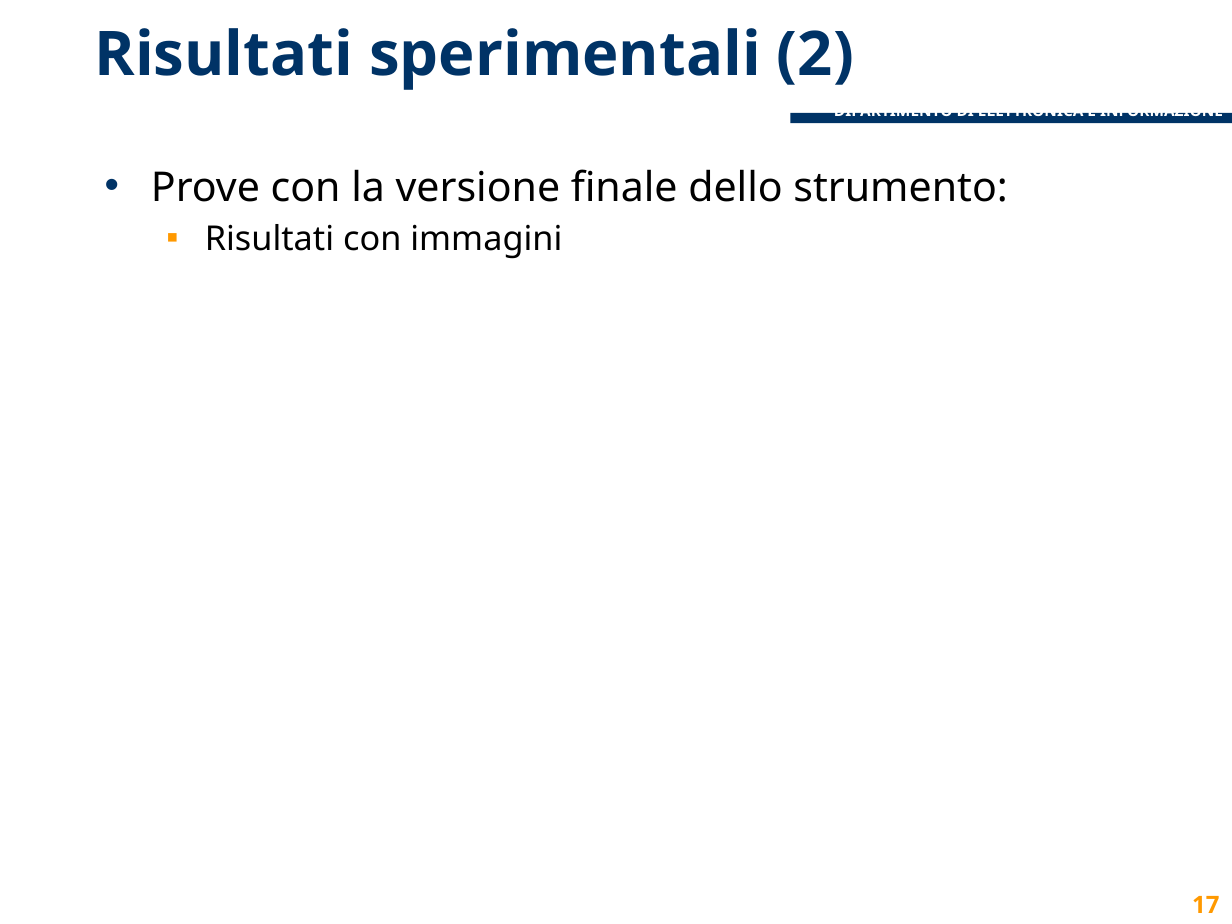
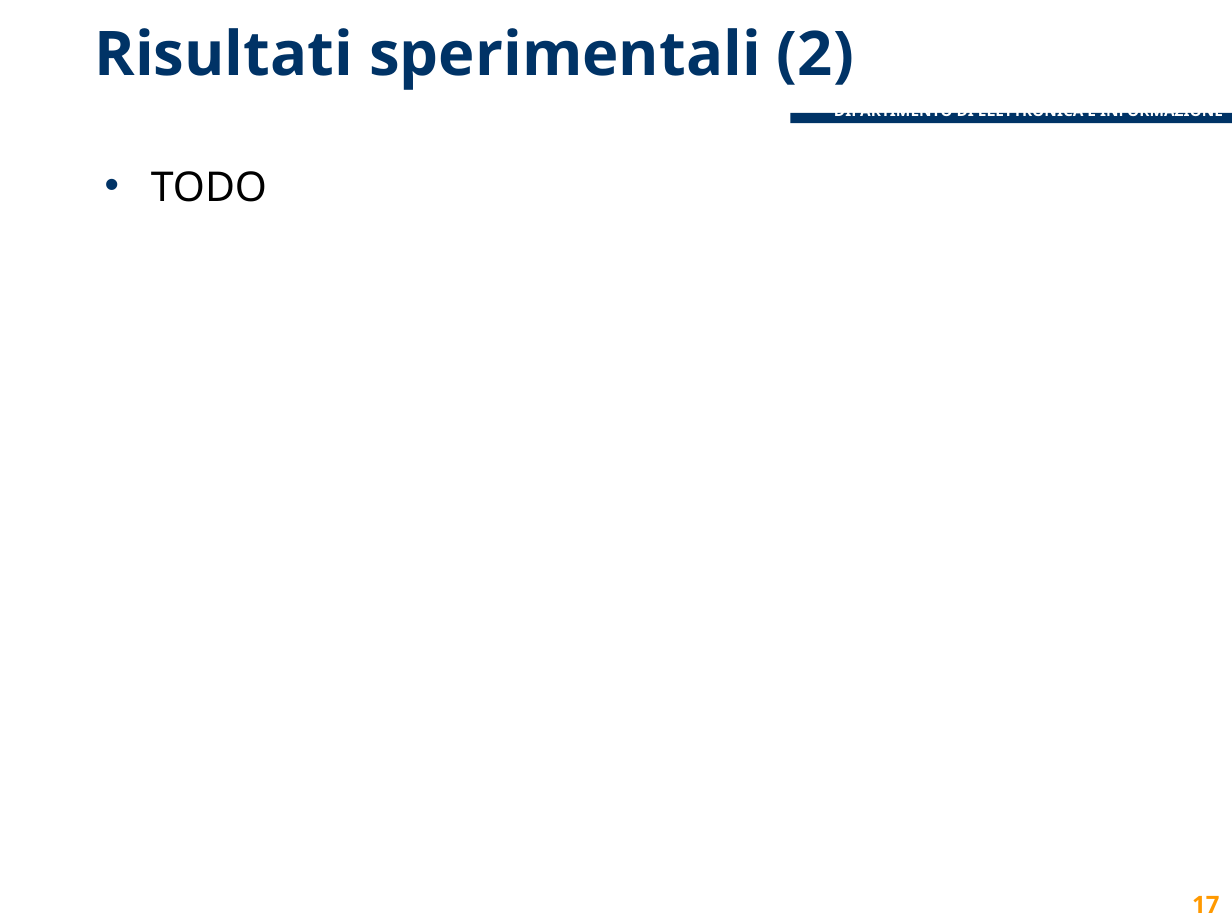
Before and after one commit to lcavagnispolimi/thesis_latex, a slide deck: slide 17 of presentazione_discussione.pptx. Drawn at 1232x924 pixels with LibreOffice and Linux fonts; fonts in the diff are those of the drawing; background and template pictures are left out. Boxes give left, top, right and bottom in pixels: in the first picture for what was removed or moved away, otherwise in the second. Text is boxed around its words. In the diff, an @@ line names an element or a change of style, - is before the commit and + after.

```diff
--- a/presentazione_discussione.pptx
+++ b/presentazione_discussione.pptx
@@ text at <box>151,171,267,202</box>: text changed @@
-• Prove con la versione finale dello strumento:
-  ▪ Risultati con immagini
+• TODO
```
Also in this commit, not shown: 3 other slides changed.
